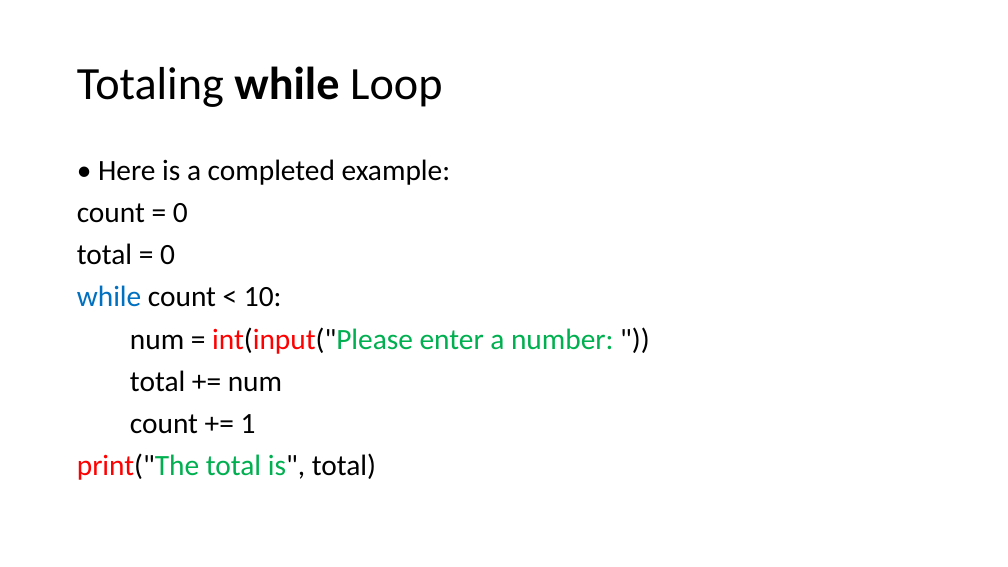
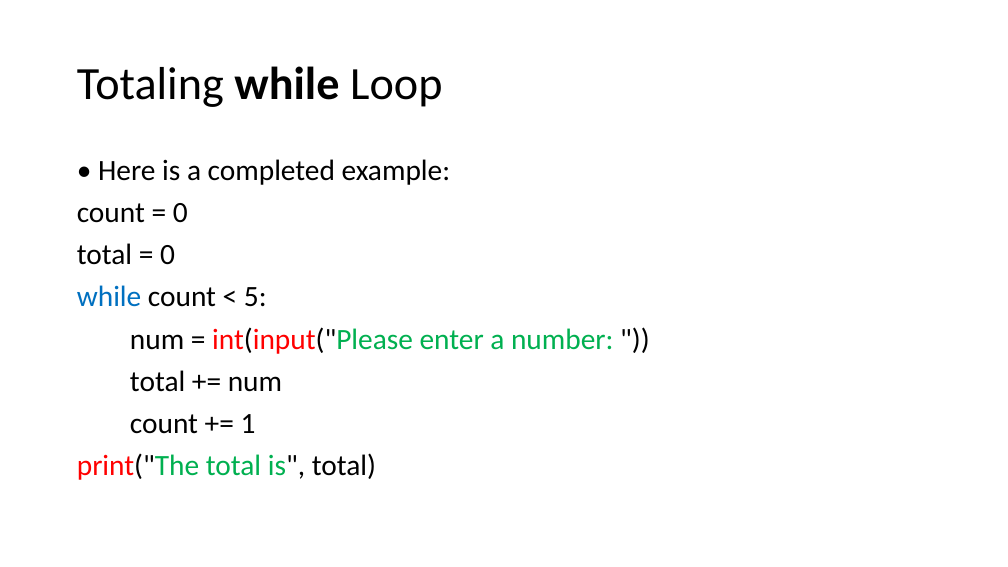
Before and after one commit to HKohin/Python-for-Upward-Bound-Program, a slide deck: slide 19 of PYTHON_7_While Loops.pptx. Drawn at 1008x567 pixels with LibreOffice and Linux fonts; fonts in the diff are those of the drawing. Boxes give left, top, right and bottom in pixels: in the first picture for what was removed or moved away, otherwise in the second. Text is boxed around its words. In the diff, an @@ line names an element or a change of style, - is before the commit and + after.

```diff
--- a/PYTHON_7_While Loops.pptx
+++ b/PYTHON_7_While Loops.pptx
@@ text at <box>77,285,267,307</box>: text changed @@
-while count < 10:
+while count < 5:
```
Also in this commit, not shown: 5 other slides changed, 1 slide added, 2 slides removed.
